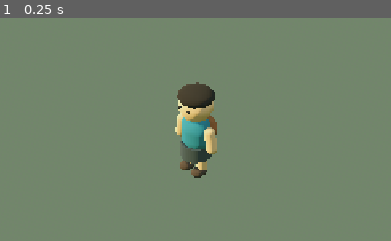
Above: before the commit, frame 1.
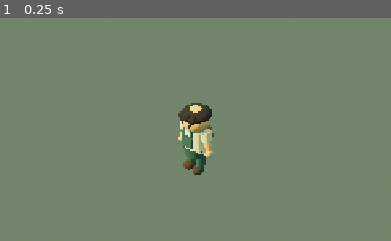
Above: after the commit, the same moment.

Repository: eneft/Lembah-sari
Game: Godot game, scene res://scenes/PlayableV5Test.tscn
Same seed, same stepped clock (60 frames per second), same inputs: the game is played once before the commit and once after it.
Inputs:
- Up to frame 1 (0.25 s): no input
The pictures show only the part of the screen within x 25-75%, y 24-74%; the shares and areas given below are measured in that part.

The runs differ from the first frame. In frame 1, 3.2% of the frame differs, in the area x 44-56%, y 28-72%.

Commit message:
feat(character): rebuild player proportions and silhouette

Diff:
--- a/scenes/Player.tscn
+++ b/scenes/Player.tscn
@@ -1,167 +1,259 @@
-[gd_scene load_steps=19 format=3]
+[gd_scene load_steps=24 format=3]
 
 [ext_resource type="Script" path="res://scripts/player.gd" id="1"]
 
 [sub_resource type="CapsuleShape3D" id="CapsuleShape"]
-radius = 0.38
-height = 1.65
-
-[sub_resource type="CapsuleMesh" id="TorsoMesh"]
-radius = 0.36
-height = 0.92
-radial_segments = 10
-rings = 4
+radius = 0.29
+height = 1.48
+
+[sub_resource type="CylinderMesh" id="TorsoMesh"]
+top_radius = 0.24
+bottom_radius = 0.31
+height = 0.56
+radial_segments = 12
+rings = 3
 
 [sub_resource type="StandardMaterial3D" id="ShirtMat"]
-albedo_color = Color(0.16, 0.43, 0.49, 1)
+albedo_color = Color(0.84, 0.78, 0.64, 1)
+roughness = 0.94
+
+[sub_resource type="CylinderMesh" id="WaistMesh"]
+top_radius = 0.30
+bottom_radius = 0.28
+height = 0.20
+radial_segments = 10
+
+[sub_resource type="StandardMaterial3D" id="PantsMat"]
+albedo_color = Color(0.18, 0.30, 0.27, 1)
+roughness = 0.95
+
+[sub_resource type="CylinderMesh" id="LegMesh"]
+top_radius = 0.105
+bottom_radius = 0.095
+height = 0.42
+radial_segments = 8
+
+[sub_resource type="CylinderMesh" id="SleeveMesh"]
+top_radius = 0.13
+bottom_radius = 0.115
+height = 0.22
+radial_segments = 10
+
+[sub_resource type="CapsuleMesh" id="ArmMesh"]
+radius = 0.075
+height = 0.38
+radial_segments = 8
+rings = 3
+
+[sub_resource type="StandardMaterial3D" id="SkinMat"]
+albedo_color = Color(0.82, 0.62, 0.44, 1)
 roughness = 0.9
 
-[sub_resource type="CylinderMesh" id="WaistMesh"]
-top_radius = 0.34
-bottom_radius = 0.36
-height = 0.32
-radial_segments = 10
-
-[sub_resource type="StandardMaterial3D" id="ShortsMat"]
-albedo_color = Color(0.20, 0.23, 0.24, 1)
-roughness = 0.95
-
-[sub_resource type="CapsuleMesh" id="LimbMesh"]
+[sub_resource type="SphereMesh" id="HandMesh"]
+radius = 0.095
+height = 0.19
+radial_segments = 10
+rings = 5
+
+[sub_resource type="CapsuleMesh" id="ShoeMesh"]
 radius = 0.12
+height = 0.30
+radial_segments = 8
+rings = 3
+
+[sub_resource type="StandardMaterial3D" id="ShoeMat"]
+albedo_color = Color(0.23, 0.16, 0.11, 1)
+roughness = 0.97
+
+[sub_resource type="SphereMesh" id="HeadMesh"]
+radius = 0.31
 height = 0.62
-radial_segments = 8
-rings = 3
-
-[sub_resource type="StandardMaterial3D" id="SkinMat"]
-albedo_color = Color(0.84, 0.65, 0.47, 1)
-roughness = 0.88
-
-[sub_resource type="CapsuleMesh" id="ShoeMesh"]
-radius = 0.14
-height = 0.36
-radial_segments = 8
-rings = 3
-
-[sub_resource type="StandardMaterial3D" id="ShoeMat"]
-albedo_color = Color(0.24, 0.18, 0.14, 1)
-roughness = 0.95
-
-[sub_resource type="SphereMesh" id="HeadMesh"]
-radius = 0.37
-height = 0.74
+radial_segments = 14
+rings = 7
+
+[sub_resource type="SphereMesh" id="HairCapMesh"]
+radius = 0.325
+height = 0.40
 radial_segments = 12
 rings = 6
 
-[sub_resource type="SphereMesh" id="HairMesh"]
-radius = 0.39
-height = 0.54
+[sub_resource type="SphereMesh" id="HairTuftMesh"]
+radius = 0.12
+height = 0.19
 radial_segments = 10
 rings = 5
 
 [sub_resource type="StandardMaterial3D" id="HairMat"]
-albedo_color = Color(0.12, 0.09, 0.07, 1)
+albedo_color = Color(0.12, 0.085, 0.06, 1)
 roughness = 0.98
 
 [sub_resource type="SphereMesh" id="BagMesh"]
-radius = 0.33
-height = 0.66
+radius = 0.24
+height = 0.46
 radial_segments = 10
 rings = 5
 
 [sub_resource type="StandardMaterial3D" id="BagMat"]
-albedo_color = Color(0.54, 0.31, 0.16, 1)
-roughness = 0.95
+albedo_color = Color(0.49, 0.28, 0.14, 1)
+roughness = 0.96
 
 [sub_resource type="SphereMesh" id="EyeMesh"]
-radius = 0.035
-height = 0.07
+radius = 0.0275
+height = 0.055
 radial_segments = 8
 rings = 4
 
 [sub_resource type="StandardMaterial3D" id="EyeMat"]
-albedo_color = Color(0.08, 0.06, 0.05, 1)
+albedo_color = Color(0.07, 0.05, 0.04, 1)
 roughness = 1.0
+
+[sub_resource type="BoxMesh" id="BibMesh"]
+size = Vector3(0.30, 0.28, 0.035)
+
+[sub_resource type="BoxMesh" id="StrapMesh"]
+size = Vector3(0.055, 0.39, 0.025)
 
 [node name="Player" type="CharacterBody3D"]
 script = ExtResource("1")
 
 [node name="CollisionShape3D" type="CollisionShape3D" parent="."]
-position = Vector3(0, 0.82, 0)
+position = Vector3(0, 0.74, 0)
 shape = SubResource("CapsuleShape")
 
 [node name="Visual" type="Node3D" parent="."]
 
 [node name="Torso" type="MeshInstance3D" parent="Visual"]
-position = Vector3(0, 1.02, 0)
-scale = Vector3(1.0, 1.0, 0.82)
+position = Vector3(0, 0.93, 0)
+scale = Vector3(1, 1, 0.88)
 mesh = SubResource("TorsoMesh")
 material_override = SubResource("ShirtMat")
 
 [node name="Waist" type="MeshInstance3D" parent="Visual"]
-position = Vector3(0, 0.62, 0)
+position = Vector3(0, 0.61, 0)
 mesh = SubResource("WaistMesh")
-material_override = SubResource("ShortsMat")
+material_override = SubResource("PantsMat")
+
+[node name="OverallBib" type="MeshInstance3D" parent="Visual"]
+position = Vector3(0, 0.92, 0.268)
+mesh = SubResource("BibMesh")
+material_override = SubResource("PantsMat")
+
+[node name="LeftOverallStrap" type="MeshInstance3D" parent="Visual"]
+position = Vector3(-0.115, 1.075, 0.255)
+rotation_degrees = Vector3(0, 0, -5)
+mesh = SubResource("StrapMesh")
+material_override = SubResource("PantsMat")
+
+[node name="RightOverallStrap" type="MeshInstance3D" parent="Visual"]
+position = Vector3(0.115, 1.075, 0.255)
+rotation_degrees = Vector3(0, 0, 5)
+mesh = SubResource("StrapMesh")
+material_override = SubResource("PantsMat")
 
 [node name="LeftLeg" type="MeshInstance3D" parent="Visual"]
-position = Vector3(-0.18, 0.30, 0)
-mesh = SubResource("LimbMesh")
-material_override = SubResource("SkinMat")
+position = Vector3(-0.135, 0.34, 0)
+mesh = SubResource("LegMesh")
+material_override = SubResource("PantsMat")
 
 [node name="RightLeg" type="MeshInstance3D" parent="Visual"]
-position = Vector3(0.18, 0.30, 0)
-mesh = SubResource("LimbMesh")
-material_override = SubResource("SkinMat")
+position = Vector3(0.135, 0.34, 0)
+mesh = SubResource("LegMesh")
+material_override = SubResource("PantsMat")
 
 [node name="LeftShoe" type="MeshInstance3D" parent="Visual"]
-position = Vector3(-0.18, 0.10, 0.09)
+position = Vector3(-0.135, 0.12, 0.065)
 rotation_degrees = Vector3(90, 0, 0)
-scale = Vector3(1.0, 1.0, 0.78)
+scale = Vector3(1, 1, 0.82)
 mesh = SubResource("ShoeMesh")
 material_override = SubResource("ShoeMat")
 
 [node name="RightShoe" type="MeshInstance3D" parent="Visual"]
-position = Vector3(0.18, 0.10, 0.09)
+position = Vector3(0.135, 0.12, 0.065)
 rotation_degrees = Vector3(90, 0, 0)
-scale = Vector3(1.0, 1.0, 0.78)
+scale = Vector3(1, 1, 0.82)
 mesh = SubResource("ShoeMesh")
 material_override = SubResource("ShoeMat")
 
+[node name="LeftSleeve" type="MeshInstance3D" parent="Visual"]
+position = Vector3(-0.305, 1.075, 0)
+rotation_degrees = Vector3(0, 0, -10)
+mesh = SubResource("SleeveMesh")
+material_override = SubResource("ShirtMat")
+
+[node name="RightSleeve" type="MeshInstance3D" parent="Visual"]
+position = Vector3(0.305, 1.075, 0)
+rotation_degrees = Vector3(0, 0, 10)
+mesh = SubResource("SleeveMesh")
+material_override = SubResource("ShirtMat")
+
 [node name="LeftArm" type="MeshInstance3D" parent="Visual"]
-position = Vector3(-0.43, 1.02, 0)
+position = Vector3(-0.355, 0.88, 0)
 rotation_degrees = Vector3(0, 0, -10)
-mesh = SubResource("LimbMesh")
+mesh = SubResource("ArmMesh")
 material_override = SubResource("SkinMat")
 
 [node name="RightArm" type="MeshInstance3D" parent="Visual"]
-position = Vector3(0.43, 1.02, 0)
+position = Vector3(0.355, 0.88, 0)
 rotation_degrees = Vector3(0, 0, 10)
-mesh = SubResource("LimbMesh")
+mesh = SubResource("ArmMesh")
+material_override = SubResource("SkinMat")
+
+[node name="LeftHand" type="MeshInstance3D" parent="Visual"]
+position = Vector3(-0.395, 0.68, 0.012)
+mesh = SubResource("HandMesh")
+material_override = SubResource("SkinMat")
+
+[node name="RightHand" type="MeshInstance3D" parent="Visual"]
+position = Vector3(0.395, 0.68, 0.012)
+mesh = SubResource("HandMesh")
 material_override = SubResource("SkinMat")
 
 [node name="Head" type="MeshInstance3D" parent="Visual"]
-position = Vector3(0, 1.72, 0)
+position = Vector3(0, 1.36, 0.012)
+scale = Vector3(1, 1, 0.94)
 mesh = SubResource("HeadMesh")
 material_override = SubResource("SkinMat")
 
 [node name="Hair" type="MeshInstance3D" parent="Visual"]
-position = Vector3(0, 1.94, -0.01)
-scale = Vector3(1.03, 0.70, 1.03)
-mesh = SubResource("HairMesh")
+position = Vector3(0, 1.505, -0.01)
+scale = Vector3(1.03, 0.72, 1.03)
+mesh = SubResource("HairCapMesh")
+material_override = SubResource("HairMat")
+
+[node name="HairTuftLeft" type="MeshInstance3D" parent="Visual"]
+position = Vector3(-0.13, 1.505, 0.255)
+rotation_degrees = Vector3(-18, 0, -18)
+scale = Vector3(1, 1, 0.68)
+mesh = SubResource("HairTuftMesh")
+material_override = SubResource("HairMat")
+
+[node name="HairTuftCenter" type="MeshInstance3D" parent="Visual"]
+position = Vector3(0, 1.535, 0.275)
+rotation_degrees = Vector3(-14, 0, 0)
+scale = Vector3(0.95, 1.05, 0.68)
+mesh = SubResource("HairTuftMesh")
+material_override = SubResource("HairMat")
+
+[node name="HairTuftRight" type="MeshInstance3D" parent="Visual"]
+position = Vector3(0.13, 1.505, 0.255)
+rotation_degrees = Vector3(-18, 0, 18)
+scale = Vector3(1, 1, 0.68)
+mesh = SubResource("HairTuftMesh")
 material_override = SubResource("HairMat")
 
 [node name="LeftEye" type="MeshInstance3D" parent="Visual"]
-position = Vector3(-0.13, 1.76, 0.34)
+position = Vector3(-0.105, 1.365, 0.294)
 mesh = SubResource("EyeMesh")
 material_override = SubResource("EyeMat")
 
 [node name="RightEye" type="MeshInstance3D" parent="Visual"]
-position = Vector3(0.13, 1.76, 0.34)
+position = Vector3(0.105, 1.365, 0.294)
 mesh = SubResource("EyeMesh")
 material_override = SubResource("EyeMat")
 
 [node name="Backpack" type="MeshInstance3D" parent="Visual"]
-position = Vector3(0, 1.00, -0.35)
-scale = Vector3(0.82, 0.92, 0.46)
+position = Vector3(0, 0.90, -0.285)
+scale = Vector3(0.88, 0.96, 0.48)
 mesh = SubResource("BagMesh")
 material_override = SubResource("BagMat")
 
